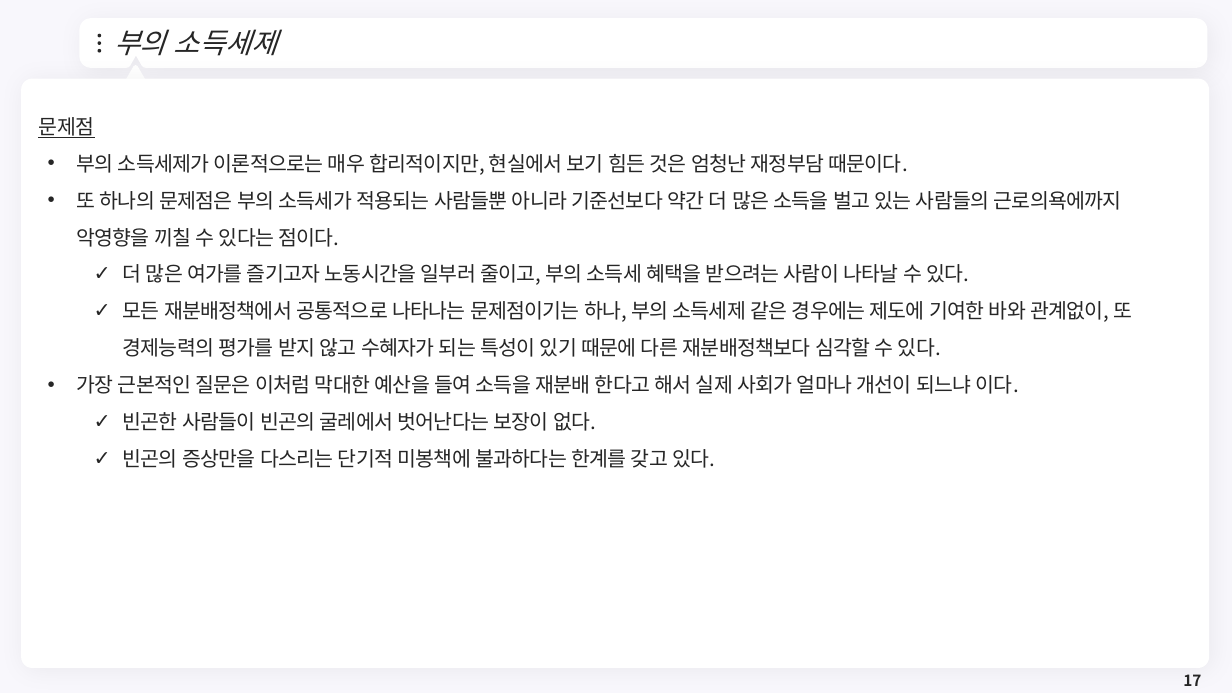
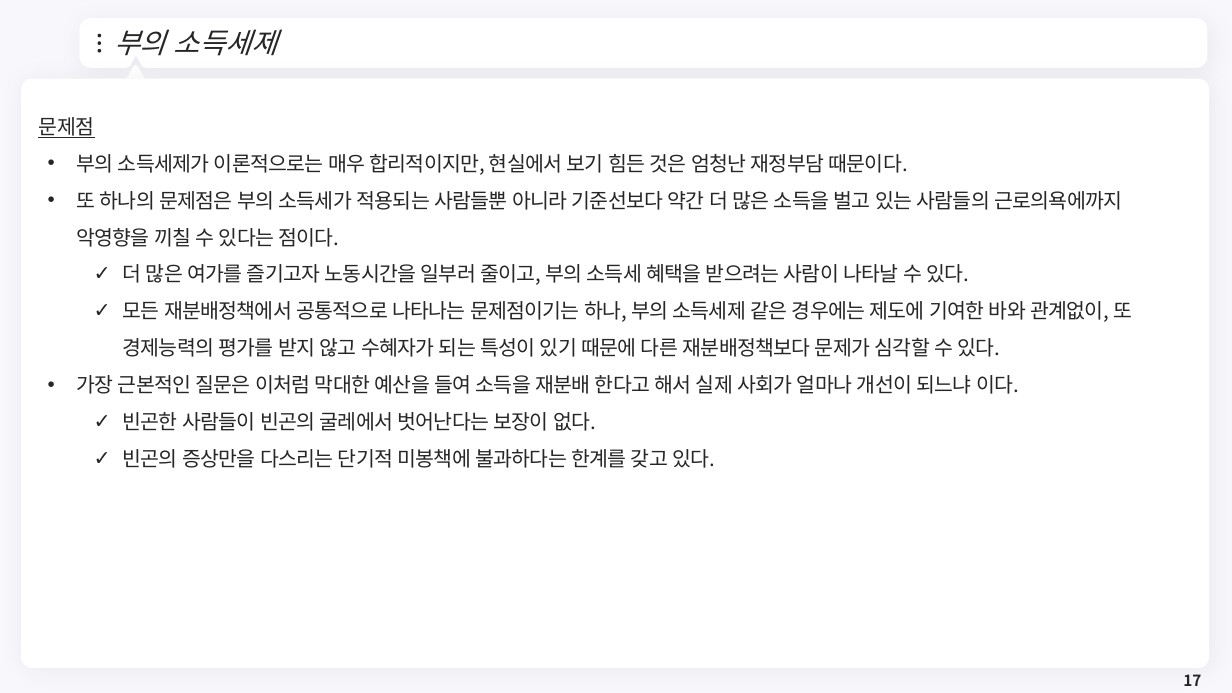
Before and after one commit to meandthey/Teaching, a slide deck: slide 17 of 재정학/01_Lectures/재정학_Chapter_9.pptx. Drawn at 1232x693 pixels with LibreOffice and Linux fonts; fonts in the diff are those of the drawing; background and template pictures are left out. Boxes give left, top, right and bottom in pixels: in the first picture for what was removed or moved away, otherwise in the second. Text is boxed around its words. In the diff, an @@ line names an element or a change of style, - is before the commit and + after.

```diff
--- a/재정학/01_Lectures/재정학_Chapter_9.pptx
+++ b/재정학/01_Lectures/재정학_Chapter_9.pptx
@@ text at (123, 301, 1133, 357): text changed @@
-  ✓ 모든 재분배정책에서 공통적으로 나타나는 문제점이기는 하나, 부의 소득세제 같은 경우에는 제도에 기여한 바와 관계없이, 또 경제능력의 평가를 받지 않고 수혜자가 되는 특성이 있기 때문에 다른 재분배정책보다 심각할 수 있다.
+  ✓ 모든 재분배정책에서 공통적으로 나타나는 문제점이기는 하나, 부의 소득세제 같은 경우에는 제도에 기여한 바와 관계없이, 또 경제능력의 평가를 받지 않고 수혜자가 되는 특성이 있기 때문에 다른 재분배정책보다 문제가 심각할 수 있다.
```
Also in this commit, not shown: 3 other slides changed, 1 other file.
